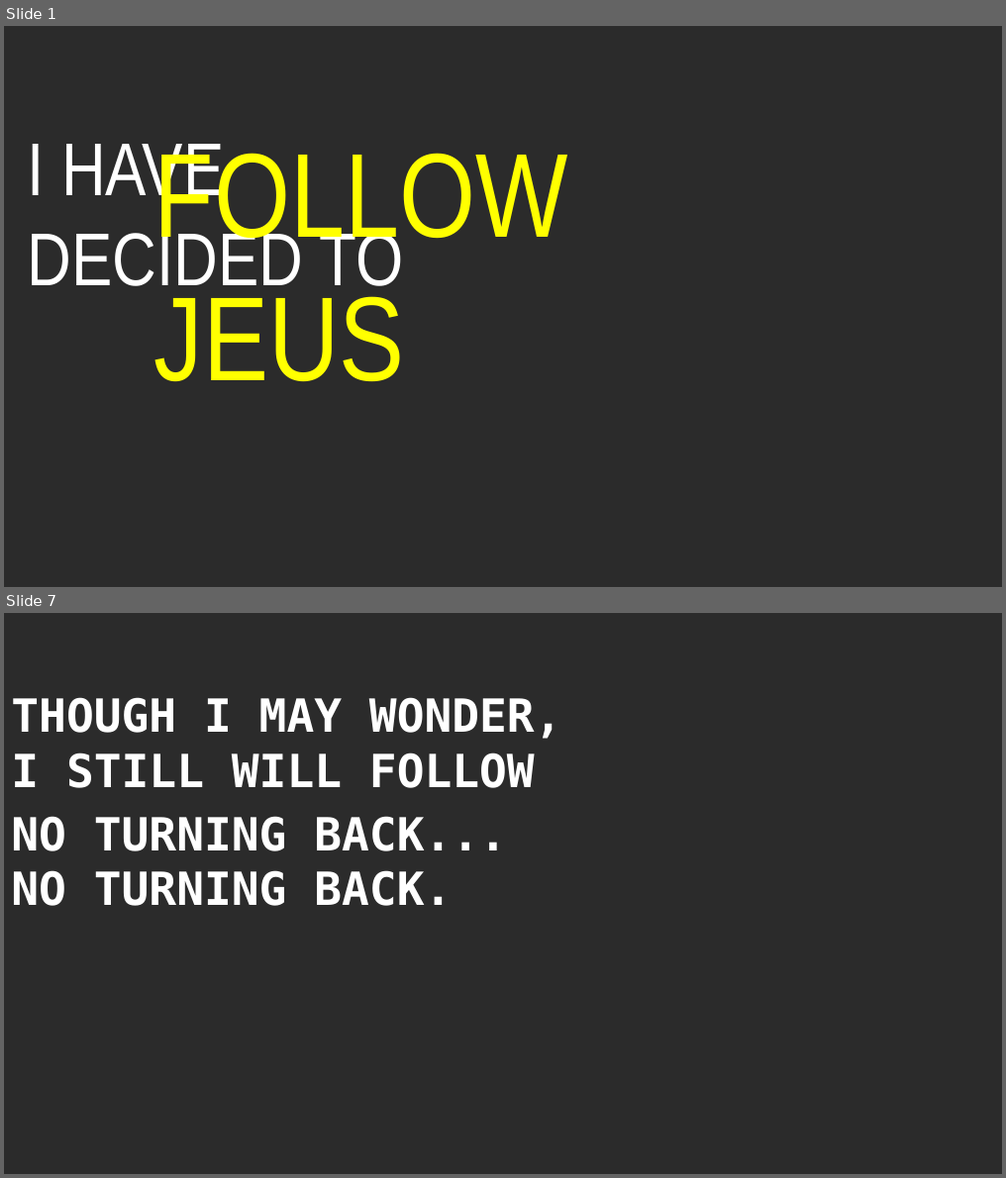
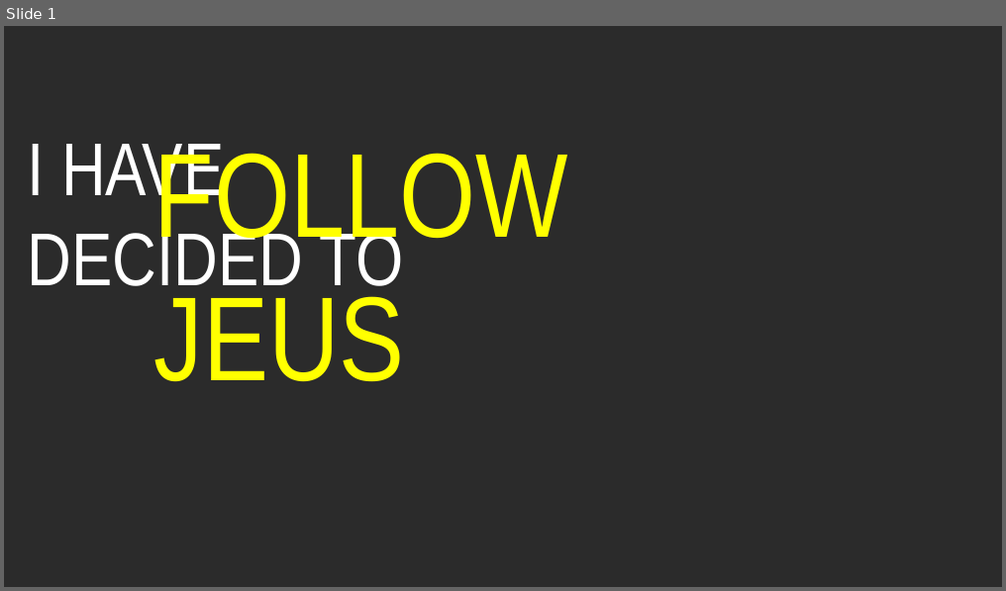
Before and after one commit to PhanNgocTrieu/Vision_Worship_Team, a slide deck: _offering_song_slide/_slide/_I_have_decided_to_follow_Jesus.pptx. Shown one above the other, each under a label of ours: slides 1 and 7 before the commit, slide 1 after it; the slides between them are not shown. The pictures are 1006x1178 and 1006x591 pixels, drawn with LibreOffice and Linux fonts; fonts in the diff are those of the drawing; background and template pictures are left out; a plain dark background stands for a picture behind light text. Boxes give left, top, right and bottom in pixels: in the first picture for what was removed or moved away, otherwise in the second. Text is boxed around its words. In the diff, an @@ line names an element or a change of style, - is before the commit and + after.

```diff
--- a/_offering_song_slide/_slide/_I_have_decided_to_follow_Jesus.pptx
+++ b/_offering_song_slide/_slide/_I_have_decided_to_follow_Jesus.pptx
@@ slide 7 removed at [4,613,1002,1174], background picture (left out) @@
@@ text removed at [11,697,562,788] @@
-THOUGH I MAY WONDER,
-I STILL WILL FOLLOW
@@ text removed at [11,816,507,906] @@
-NO TURNING BACK...
-NO TURNING BACK.
```
Also in this commit, not shown: 7 slides changed, 1 slide added, 1 other file.
